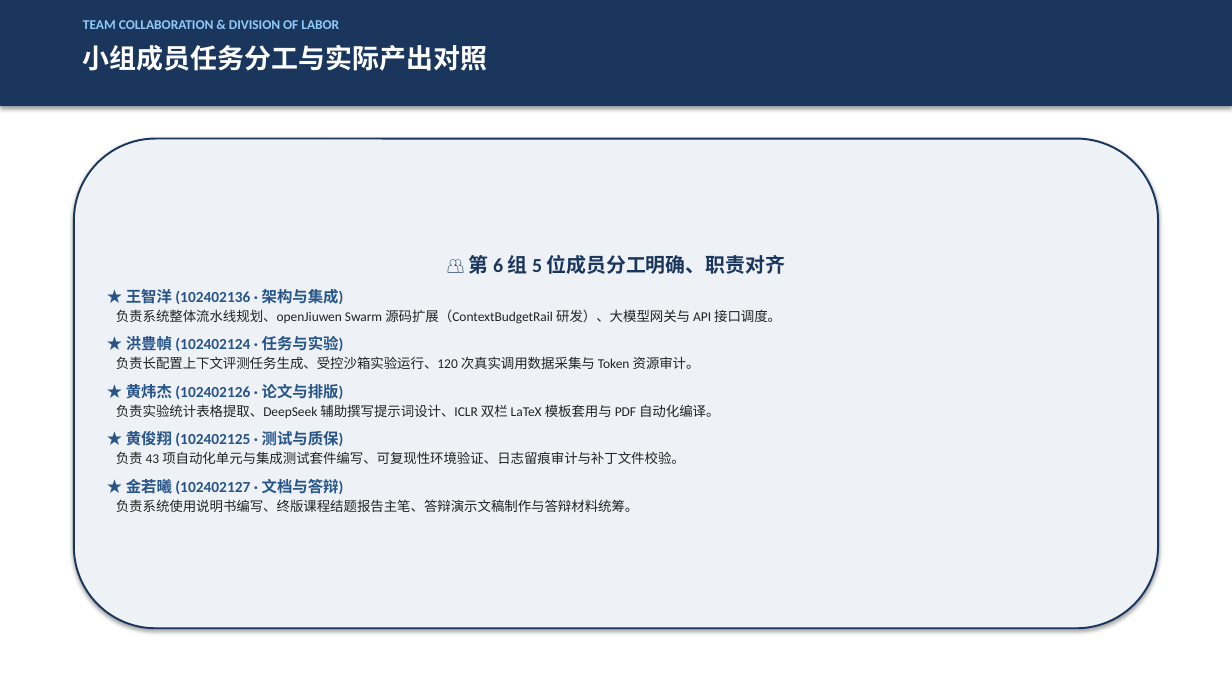
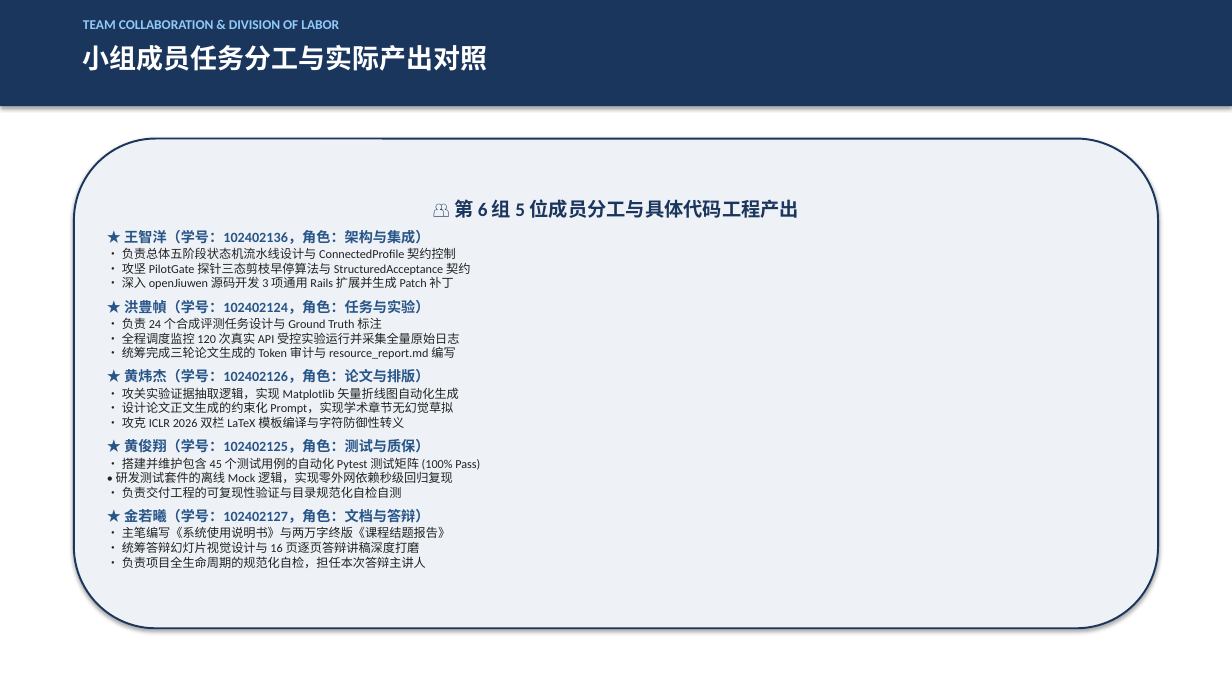
Before and after one commit to MieSheeeep/JiuwenSwarmPaperAgent, a slide deck: slide 15 of docs/第6组项目汇报PPT_终版.pptx. Drawn at 1232x693 pixels with LibreOffice and Linux fonts; fonts in the diff are those of the drawing. Boxes give left, top, right and bottom in pixels: in the first picture for what was removed or moved away, otherwise in the second. Text is boxed around its words. In the diff, an @@ line names an element or a change of style, - is before the commit and + after.

```diff
--- a/docs/第6组项目汇报PPT_终版.pptx
+++ b/docs/第6组项目汇报PPT_终版.pptx
@@ text in rounded rectangle at [116, 199, 799, 568]: text changed; size 10.5 to 9.5 pt @@
-👥 第 6 组 5 位成员分工明确、职责对齐
-★ 王智洋 (102402136 · 架构与集成)
-负责系统整体流水线规划、openJiuwen Swarm 源码扩展（ContextBudgetRail 研发）、大模型网关与 API 接口调度。
-★ 洪豊幀 (102402124 · 任务与实验)
-负责长配置上下文评测任务生成、受控沙箱实验运行、120 次真实调用数据采集与 Token 资源审计。
-★ 黄炜杰 (102402126 · 论文与排版)
-负责实验统计表格提取、DeepSeek 辅助撰写提示词设计、ICLR 双栏 LaTeX 模板套用与 PDF 自动化编译。
-★ 黄俊翔 (102402125 · 测试与质保)
-负责 43 项自动化单元与集成测试套件编写、可复现性环境验证、日志留痕审计与补丁文件校验。
-★ 金若曦 (102402127 · 文档与答辩)
-负责系统使用说明书编写、终版课程结题报告主笔、答辩演示文稿制作与答辩材料统筹。
+👥 第 6 组 5 位成员分工与具体代码工程产出
+★ 王智洋（学号：102402136，角色：架构与集成）
+• 负责总体五阶段状态机流水线设计与 ConnectedProfile 契约控制
+• 攻坚 PilotGate 探针三态剪枝早停算法与 StructuredAcceptance 契约
+• 深入 openJiuwen 源码开发 3 项通用 Rails 扩展并生成 Patch 补丁
+★ 洪豊幀（学号：102402124，角色：任务与实验）
+• 负责 24 个合成评测任务设计与 Ground Truth 标注
+• 全程调度监控 120 次真实 API 受控实验运行并采集全量原始日志
+• 统筹完成三轮论文生成的 Token 审计与 resource_report.md 编写
+★ 黄炜杰（学号：102402126，角色：论文与排版）
+• 攻关实验证据抽取逻辑，实现 Matplotlib 矢量折线图自动化生成
+• 设计论文正文生成的约束化 Prompt，实现学术章节无幻觉草拟
+• 攻克 ICLR 2026 双栏 LaTeX 模板编译与字符防御性转义
+★ 黄俊翔（学号：102402125，角色：测试与质保）
+• 搭建并维护包含 45 个测试用例的自动化 Pytest 测试矩阵 (100% Pass)
+• 研发测试套件的离线 Mock 逻辑，实现零外网依赖秒级回归复现
+• 负责交付工程的可复现性验证与目录规范化自检自测
+★ 金若曦（学号：102402127，角色：文档与答辩）
+• 主笔编写《系统使用说明书》与两万字终版《课程结题报告》
+• 统筹答辩幻灯片视觉设计与 16 页逐页答辩讲稿深度打磨
+• 负责项目全生命周期的规范化自检，担任本次答辩主讲人
```
Also in this commit, not shown: 12 other slides changed, 3 slides added, 3 slides removed, 3 other files.
